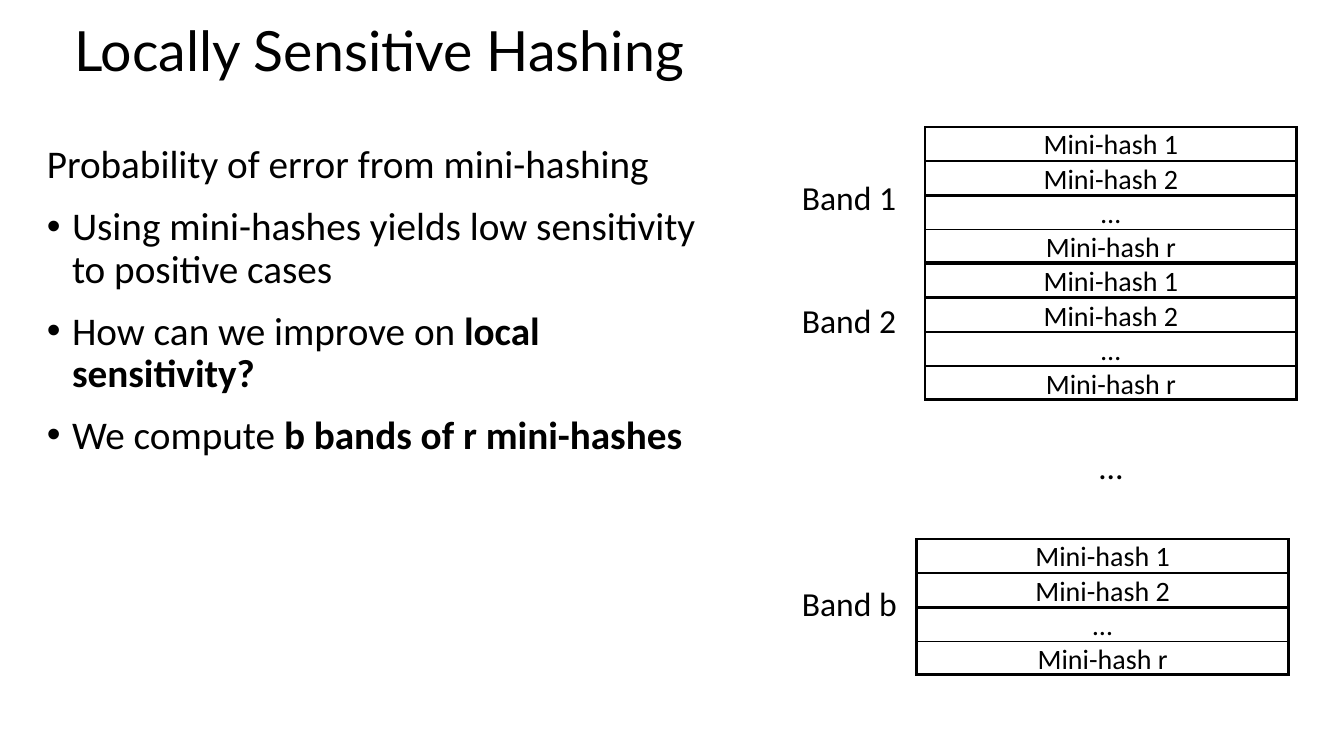
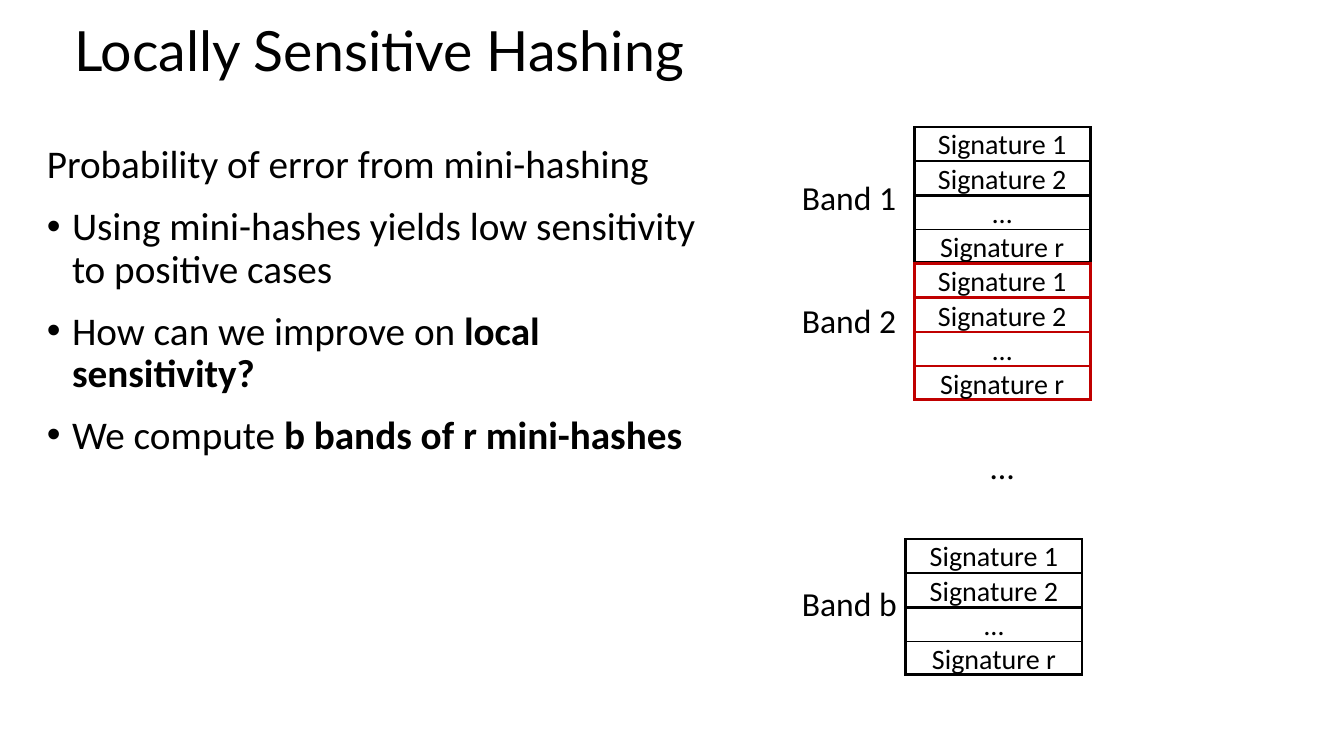
Before and after one commit to StephenElston/CSCI-E-108, a slide deck: slide 23 of slides/4_DistanceAndSimilarityMeasures_Part2.pptx. Drawn at 1344x756 pixels with LibreOffice and Linux fonts; fonts in the diff are those of the drawing. Boxes give left, top, right and bottom in pixels: in the first picture for what was removed or moved away, otherwise in the second. Text is boxed around its words. In the diff, an @@ line names an element or a change of style, - is before the commit and + after.

```diff
--- a/slides/4_DistanceAndSimilarityMeasures_Part2.pptx
+++ b/slides/4_DistanceAndSimilarityMeasures_Part2.pptx
@@ rectangle: place and size @@
-rectangle at bbox=[926, 127, 1298, 263]
+rectangle at bbox=[914, 127, 1091, 263]
@@ rectangle "Signature 1": place and size @@
-rectangle "Signature 1" at bbox=[926, 127, 1298, 160]
+rectangle "Signature 1" at bbox=[914, 127, 1091, 160]
@@ text in rectangle at bbox=[938, 134, 1066, 161]: text changed @@
-Mini-hash 1
+Signature 1
@@ rectangle "Signature 2": place and size @@
-rectangle "Signature 2" at bbox=[926, 161, 1298, 195]
+rectangle "Signature 2" at bbox=[914, 161, 1091, 195]
@@ text in rectangle at bbox=[938, 169, 1066, 196]: text changed @@
-Mini-hash 2
+Signature 2
@@ rectangle "…": place and size @@
-rectangle "…" at bbox=[926, 196, 1298, 229]
+rectangle "…" at bbox=[914, 196, 1091, 229]
@@ rectangle "Signature r": place and size @@
-rectangle "Signature r" at bbox=[926, 230, 1298, 263]
+rectangle "Signature r" at bbox=[914, 230, 1091, 263]
@@ text in rectangle at bbox=[940, 237, 1064, 264]: text changed @@
-Mini-hash r
+Signature r
@@ rectangle: place and size @@
-rectangle at bbox=[926, 264, 1298, 400]
+rectangle at bbox=[914, 264, 1091, 400]
@@ rectangle at bbox=[914, 264, 1091, 400]: outline #000000 2 pt to #C00000 2 pt @@
@@ rectangle "Signature 1": place and size @@
-rectangle "Signature 1" at bbox=[926, 264, 1298, 297]
+rectangle "Signature 1" at bbox=[914, 264, 1091, 297]
@@ rectangle "Signature 2": place and size @@
-rectangle "Signature 2" at bbox=[926, 298, 1298, 332]
+rectangle "Signature 2" at bbox=[914, 298, 1091, 332]
@@ text in rectangle at bbox=[938, 271, 1066, 298]: text changed @@
-Mini-hash 1
+Signature 1
@@ text in rectangle at bbox=[938, 306, 1066, 333]: text changed @@
-Mini-hash 2
+Signature 2
@@ outline #000000 1 pt to #C00000 1 pt in 4 elements at bbox=[914, 264, 1091, 297], bbox=[914, 298, 1091, 332], bbox=[914, 366, 1091, 399], bbox=[914, 333, 1091, 366] @@
@@ rectangle "…": place and size @@
-rectangle "…" at bbox=[926, 333, 1298, 366]
+rectangle "…" at bbox=[914, 333, 1091, 366]
@@ rectangle "Signature r": place and size @@
-rectangle "Signature r" at bbox=[926, 366, 1298, 399]
+rectangle "Signature r" at bbox=[914, 366, 1091, 399]
@@ text in rectangle at bbox=[940, 374, 1064, 400]: text changed @@
-Mini-hash r
+Signature r
@@ text "…" rewrapped from bbox=[926, 398, 1298, 534] to bbox=[914, 398, 1091, 534] @@
@@ rectangle: place and size @@
-rectangle at bbox=[918, 539, 1290, 676]
+rectangle at bbox=[906, 539, 1083, 676]
@@ rectangle "Signature 1": place and size @@
-rectangle "Signature 1" at bbox=[918, 539, 1290, 573]
+rectangle "Signature 1" at bbox=[906, 539, 1083, 573]
@@ text in rectangle at bbox=[930, 546, 1058, 573]: text changed @@
-Mini-hash 1
+Signature 1
@@ rectangle "Signature 2": place and size @@
-rectangle "Signature 2" at bbox=[918, 574, 1290, 607]
+rectangle "Signature 2" at bbox=[906, 574, 1083, 607]
@@ text in rectangle at bbox=[930, 581, 1058, 608]: text changed @@
-Mini-hash 2
+Signature 2
@@ rectangle "…": place and size @@
-rectangle "…" at bbox=[918, 608, 1290, 641]
+rectangle "…" at bbox=[906, 608, 1083, 641]
@@ rectangle "Signature r": place and size @@
-rectangle "Signature r" at bbox=[918, 641, 1290, 675]
+rectangle "Signature r" at bbox=[906, 641, 1083, 675]
@@ text in rectangle at bbox=[932, 649, 1056, 676]: text changed @@
-Mini-hash r
+Signature r
```
Also in this commit, not shown: 2 other slides changed, 10 slides added.
